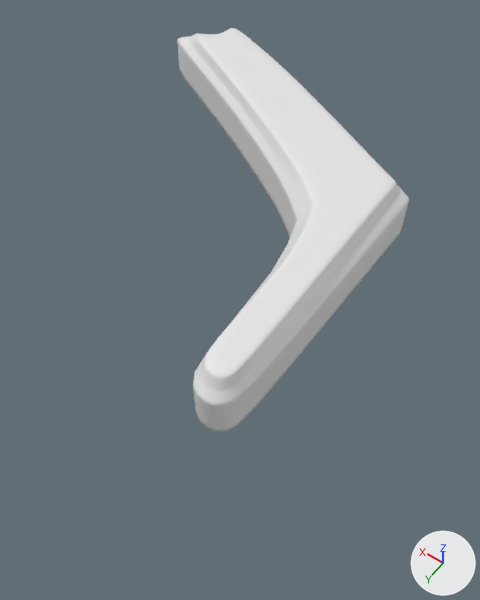
The FBX model Assets/3D Models/flipperWall.fbx, before and after one commit.
Both versions are drawn from a 50 mm lens placed at (-0.119, 0.203, 0.204), pointed at (-0.017, 0.06, -0.022). Every picture has the same lights, and +X, +Y and +Z are marked at lower right. Objects named as collision shapes, trigger or cutter boxes, shadow casters or lower levels of detail are left out.

The scene before the commit, as lines of its bpy script (objects in view):
```python
me_plane = bpy.data.meshes.new('Plane')
me_plane.from_pydata(...)  # 1146 vertices, 1144 faces; spans x -0.057..0.102, y -0.074..0.12, z -0.014..0.015
ob_flipperwall = bpy.data.objects.new('flipperWall', me_plane)
ob_flipperwall.location = (0.0, 0.0, 0.0)
```
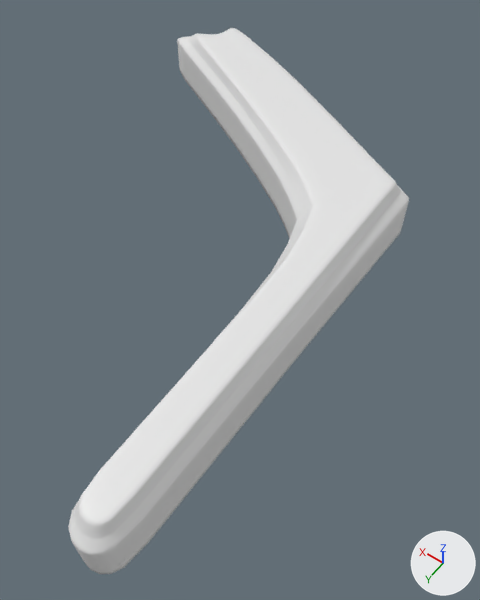
Diff of the bpy script that builds the scene:
```diff
--- a/Assets/3D Models/flipperWall.fbx.py
+++ b/Assets/3D Models/flipperWall.fbx.py
@@ me_plane @@
 me_plane.from_pydata(...)  # 1146 vertices, 1144 faces; spans x -0.057..0.102, y -0.074..0.12, z -0.014..0.015
 # used by ob_flipperwall; location = (0.0, 0.0, 0.0)
+# me_plane part 1: all 195 vertices in x -0.055..-0.034, y 0.094..0.12, z -0.014..0.015 are moved by (0.0, 0.06, 0.0)
```

What differs and where, as boxes [x1, y1, x2, y2] in the pictures (480 x 600 px; the box of a moved part takes in the faces that stretch with it):
'flipperWall', reshaped (47% wider, 35% taller): before [177, 28, 409, 432]; after [68, 28, 409, 574]
part 1 of me_plane, moved or reshaped: before [193, 298, 295, 432]; after [68, 298, 295, 574]
